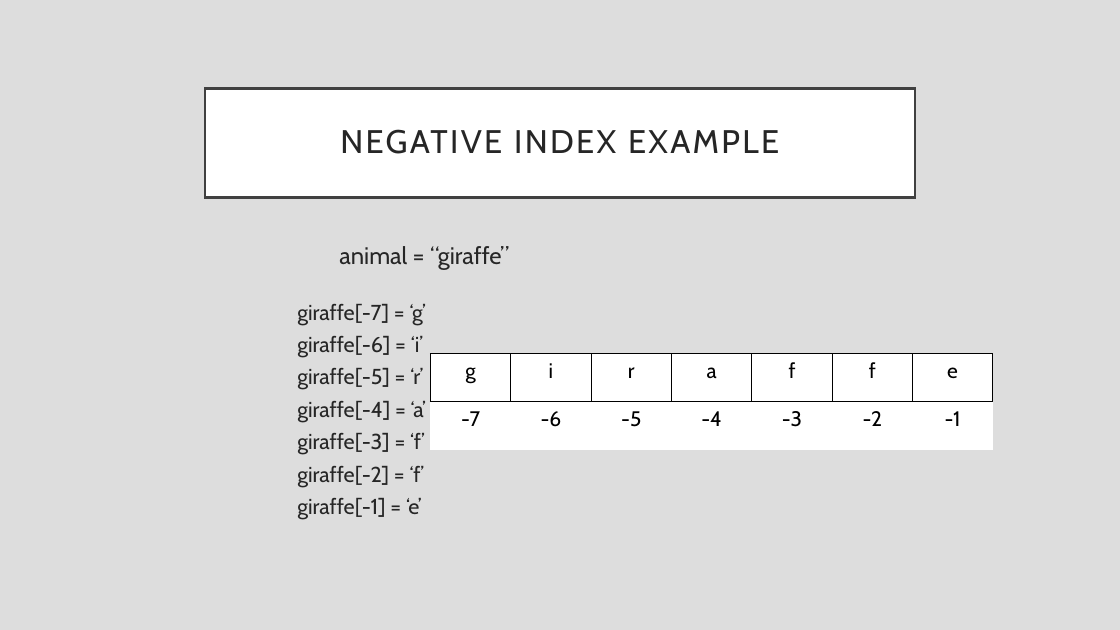
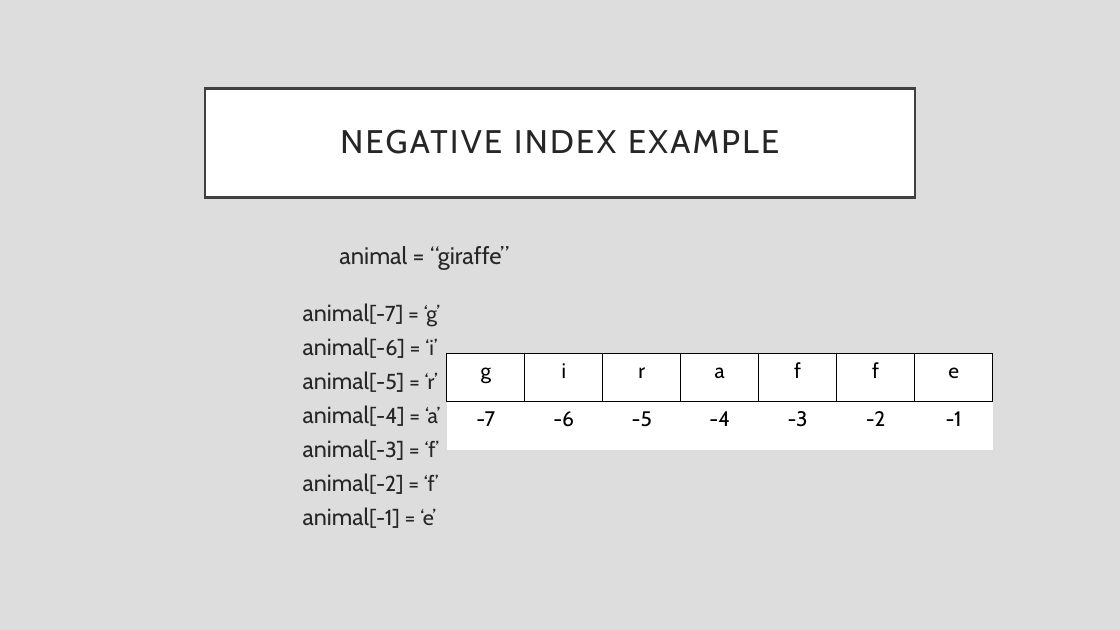
Before and after one commit to rsera/Junior-Knights, a slide deck: slide 19 of Python Day 6 Strings and Lists.pptx (slide 18 before the commit). Drawn at 1120x630 pixels with LibreOffice and Linux fonts; fonts in the diff are those of the drawing. Boxes give left, top, right and bottom in pixels: in the first picture for what was removed or moved away, otherwise in the second. Text is boxed around its words. In the diff, an @@ line names an element or a change of style, - is before the commit and + after.

Commit message:
added tables to freq list probs

```diff
--- a/Python Day 6 Strings and Lists.pptx
+++ b/Python Day 6 Strings and Lists.pptx
@@ text at (303, 303, 440, 528): text changed @@
-giraffe[-7] = ‘g’
-giraffe[-6] = ‘i’
-giraffe[-5] = ‘r’
-giraffe[-4] = ‘a’
-giraffe[-3] = ‘f’
-giraffe[-2] = ‘f’
-giraffe[-1] = ‘e’
+animal[-7] = ‘g’
+animal[-6] = ‘i’
+animal[-5] = ‘r’
+animal[-4] = ‘a’
+animal[-3] = ‘f’
+animal[-2] = ‘f’
+animal[-1] = ‘e’
@@ table: place and size @@
-table at (430, 354, 995, 450)
+table at (447, 354, 994, 450)
```
Also in this commit, not shown: 7 other slides changed, 7 slides added.
